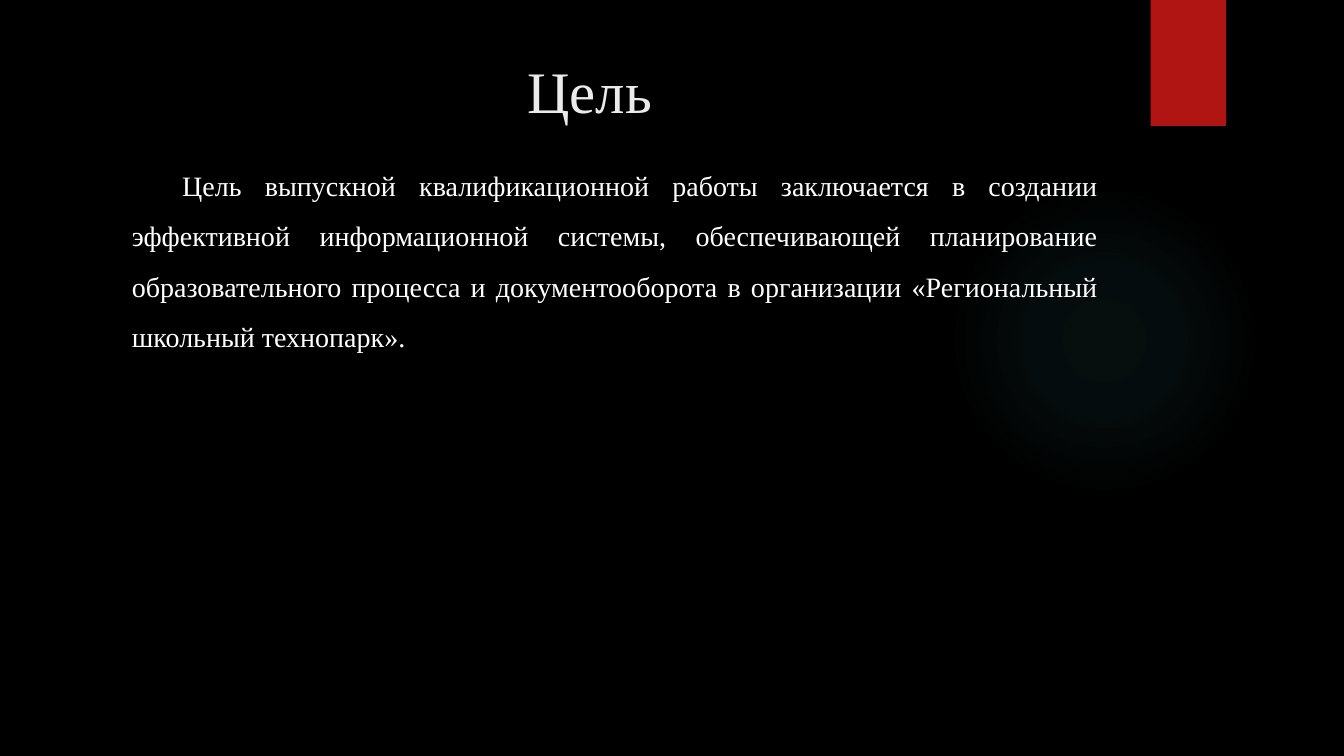
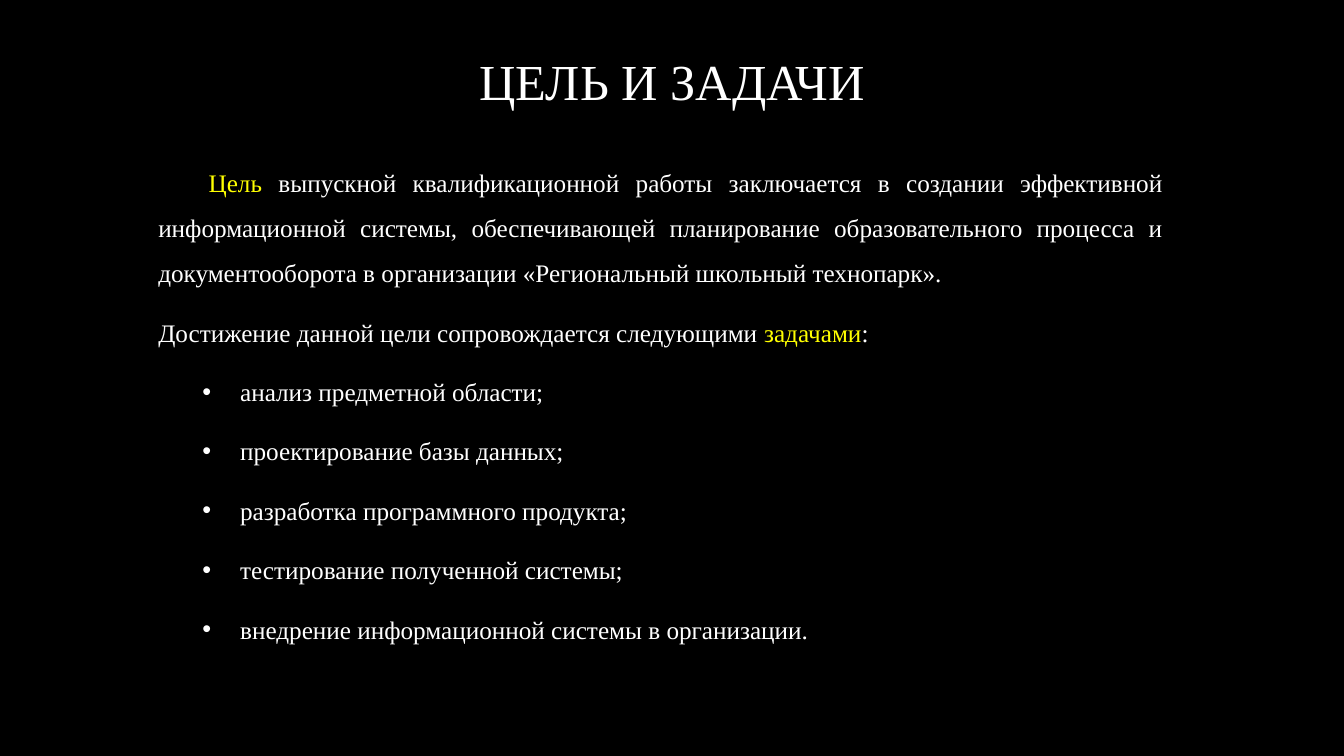
Before and after one commit to RAdKuzur/ASTU, a slide deck: slide 12 of Дипломная работа/Презентация Курсовая.pptx (slide 16 before the commit). Drawn at 1344x756 pixels with LibreOffice and Linux fonts; fonts in the diff are those of the drawing; background and template pictures are left out. Boxes give left, top, right and bottom in pixels: in the first picture for what was removed or moved away, otherwise in the second. Text is boxed around its words. In the diff, an @@ line names an element or a change of style, - is before the commit and + after.

```diff
--- a/Дипломная работа/Презентация Курсовая.pptx
+++ b/Дипломная работа/Презентация Курсовая.pptx
@@ title "ЦЕЛЬ И ЗАДАЧИ" at <box>479,66,865,110</box>: vertical alignment top to middle @@
@@ rectangle removed at <box>1150,0,1226,126</box> @@
@@ title at <box>479,66,865,110</box>: text changed; size 42 to 36 pt; text colour #EBEBEB to #FFFFFF @@
-Цель
+ЦЕЛЬ И ЗАДАЧИ
@@ text "Цель выпускной квалификационной работы заключается ...": place and size @@
-text "Цель выпускной квалификационной работы заключается ..." at <box>132,176,1098,353</box>
+text "Цель выпускной квалификационной работы заключается ..." at <box>158,174,1162,645</box>
@@ text at <box>158,174,1162,288</box>: size 20 to 18 pt in "Цель выпускной квалификационной работы заключается в создани ..."; text colour #FFFFFF to #FFFF00 in "Цель" @@
@@ ellipse removed at <box>949,185,1259,495</box> @@
@@ text at <box>158,324,868,645</box>: paragraphs added @@
+Достижение данной цели сопровождается следующими задачами:
+  • анализ предметной области;
+  • проектирование базы данных;
+  • разработка программного продукта;
+  • тестирование полученной системы;
+  • внедрение информационной системы в организации.
```
Also in this commit, not shown: 14 other slides changed, 1 slide added, 7 slides removed.
